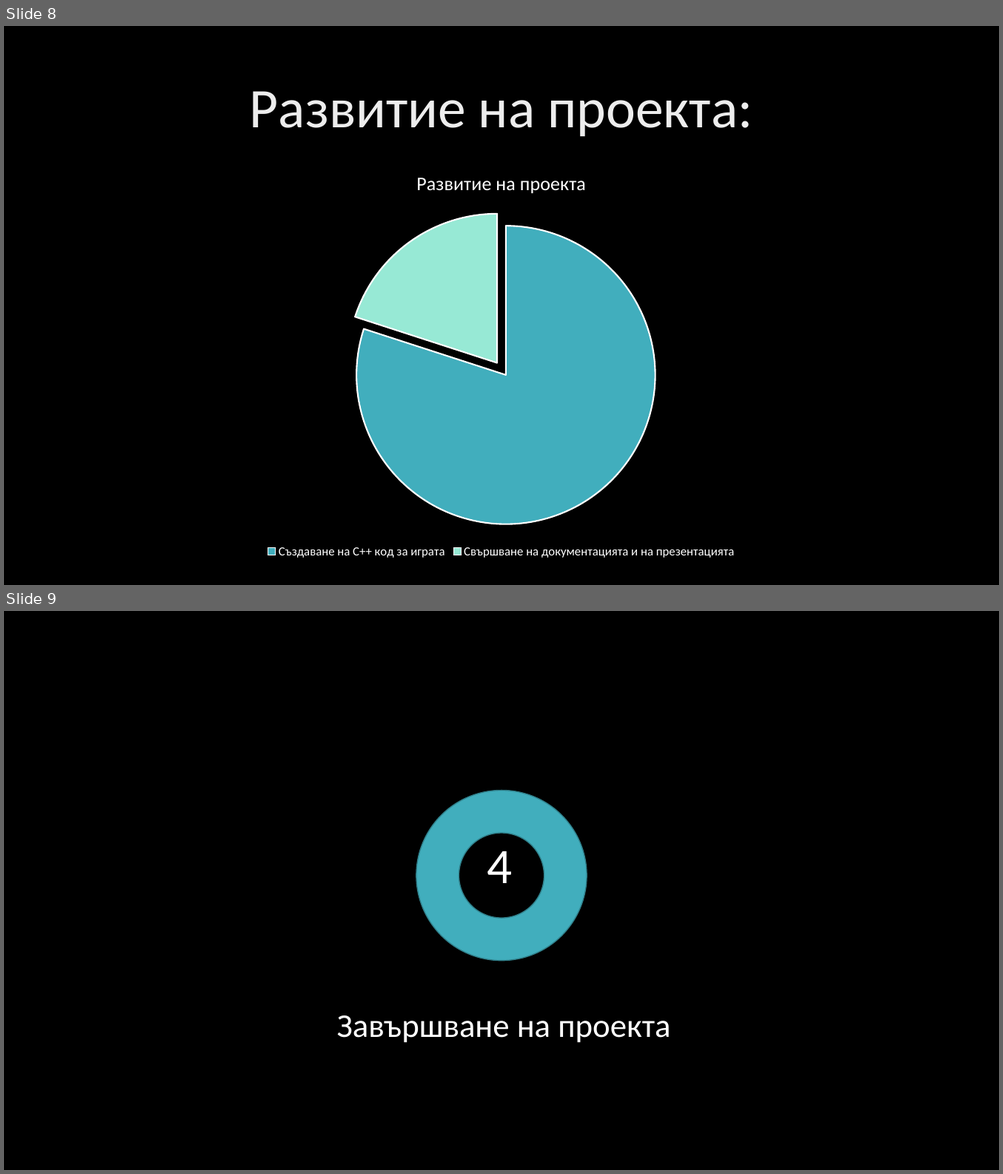
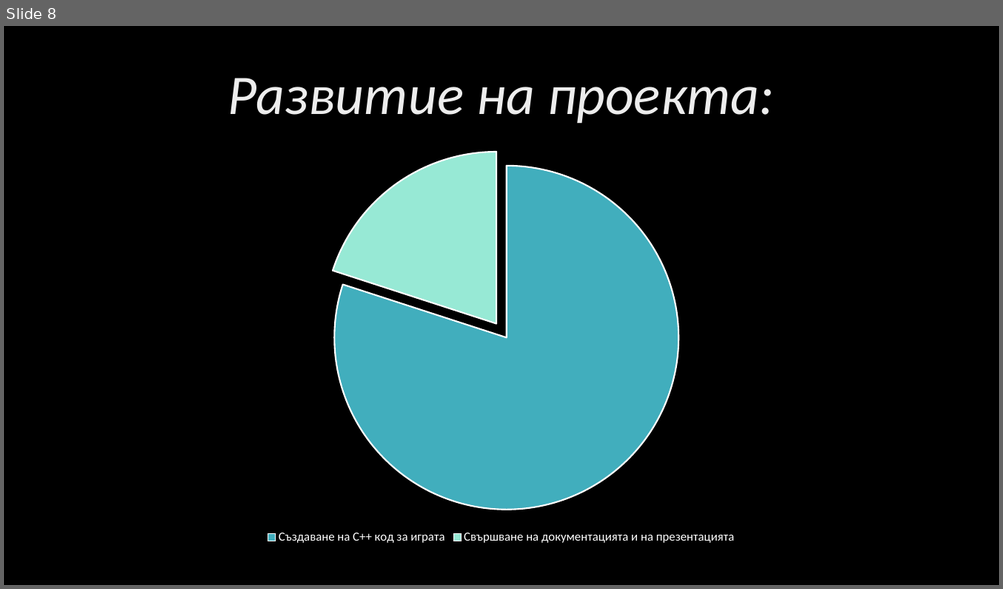
Before and after one commit to EGGeorgieva21/Hangman-project-2022, a slide deck: docs/presentation.pptx. Shown one above the other, each under a label of ours: slides 8 and 9 before the commit, slide 8 after it. The pictures are 1003x1174 and 1003x589 pixels, drawn with LibreOffice and Linux fonts; fonts in the diff are those of the drawing; background and template pictures are left out. Boxes give left, top, right and bottom in pixels: in the first picture for what was removed or moved away, otherwise in the second. Text is boxed around its words. In the diff, an @@ line names an element or a change of style, - is before the commit and + after.

```diff
--- a/docs/presentation.pptx
+++ b/docs/presentation.pptx
@@ slide 9 removed at (x1=4, y1=611, x2=999, y2=1170), background picture (left out) @@
@@ donut removed at (x1=416, y1=791, x2=586, y2=961) @@
@@ text removed at (x1=486, y1=851, x2=512, y2=883) @@
-4
@@ text removed at (x1=337, y1=1016, x2=670, y2=1043) @@
-Завършване на проекта
@@ slide 8 changed as well @@
@@ title "Развитие на проекта:" moved from (x1=250, y1=91, x2=752, y2=137) to (x1=228, y1=78, x2=774, y2=124) @@
@@ title "Развитие на проекта:" at (x1=228, y1=78, x2=774, y2=124): italic on @@
@@ pie chart moved from (x1=185, y1=154, x2=819, y2=562) to (x1=185, y1=140, x2=819, y2=548) @@
@@ pie chart at (x1=185, y1=140, x2=819, y2=548) @@
@@ title "Развитие на проекта" removed @@
-Развитие на проекта: 80, 20
+Series 1: 80, 20
```
Also in this commit, not shown: 7 other slides changed, 1 slide added, 1 other file.
